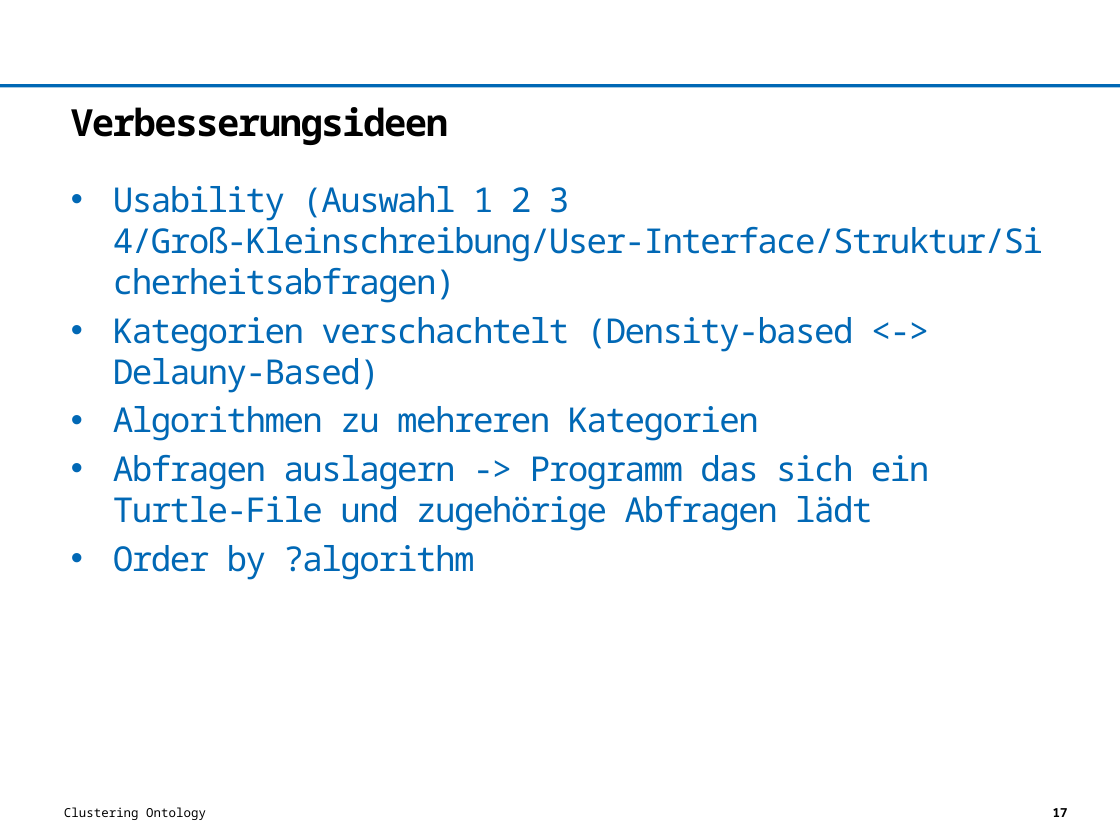
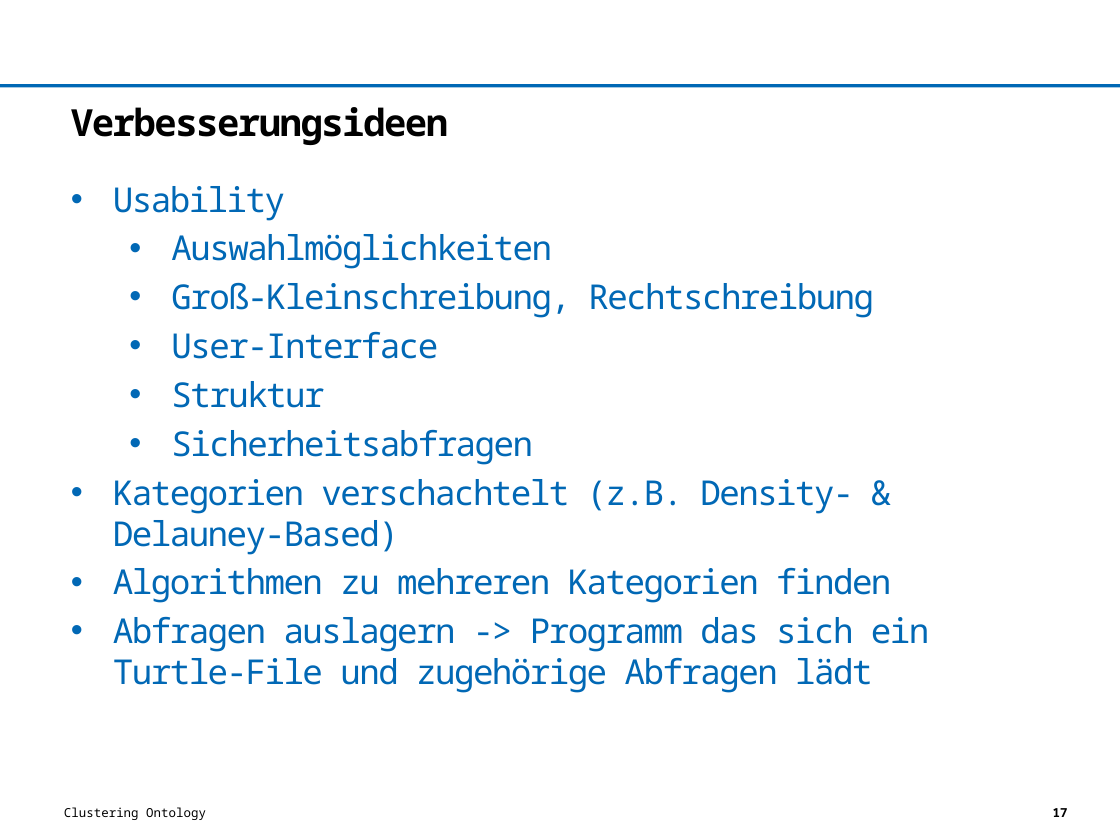
Before and after one commit to LarsGrotehenne/ontology, a slide deck: slide 17 of projektinformationen/Abschlusspräsentation/Abschlusspräsentation.pptx. Drawn at 1120x840 pixels with LibreOffice and Linux fonts; fonts in the diff are those of the drawing; background and template pictures are left out. Boxes give left, top, right and bottom in pixels: in the first picture for what was removed or moved away, otherwise in the second. Text is boxed around its words. In the diff, an @@ line names an element or a change of style, - is before the commit and + after.

```diff
--- a/projektinformationen/Abschlusspräsentation/Abschlusspräsentation.pptx
+++ b/projektinformationen/Abschlusspräsentation/Abschlusspräsentation.pptx
@@ text at (113,186,891,603): text changed @@
-• Usability (Auswahl 1 2 3 4/Groß-Kleinschreibung/User-Interface/Struktur/Sicherheitsabfragen)
-• Kategorien verschachtelt (Density-based <-> Delauny-Based)
-• Algorithmen zu mehreren Kategorien
+• Usability
+  • Auswahlmöglichkeiten
+  • Groß-Kleinschreibung, Rechtschreibung
+  • User-Interface
+  • Struktur
+  • Sicherheitsabfragen
+• Kategorien verschachtelt (z.B. Density- & Delauney-Based)
+• Algorithmen zu mehreren Kategorien finden
@@ text at (113,545,475,580): paragraph removed @@
-• Order by ?algorithm
```
Also in this commit, not shown: 1 other file.
